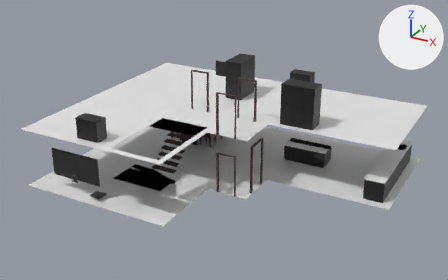
An edit to the FBX model Programa/bin/models/brillosos.fbx, drawn before and after from the same camera.
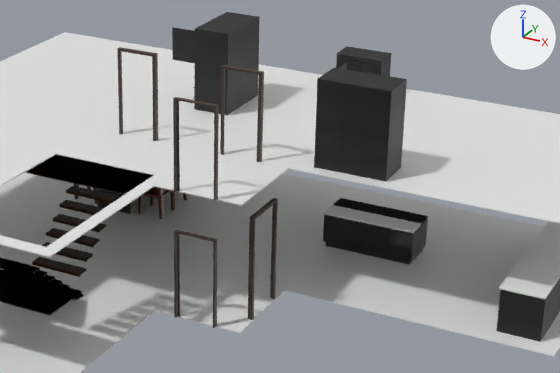
Each version is shown whole from a 50 mm lens placed at (5.74, -25.53, 14.53), pointed at (-8.15, -0.27, 1.9), then close up on the part from 31% to 87% of the width and 17% to 78% of the height. The lights are fixed; the arrows at upper right show +X, +Y and +Z. Where no turn or scale is listed for an object, it has been applied to the vertices. Vertices at the same position are counted once.

Names of what the first close-up shows: 'Counter_Base', 'Counter_Body', 'Counter_Face', 'Counter_Top', 'Cube.002', 'Cube.003', 'Cube.004', 'MarcoPuertaBanioPB', 'MarcoPuertaPrincipal', 'P2_Piso', 'PB_piso', 'Silla.004', 'lavabo', 'lavabo.002', 'wood'.
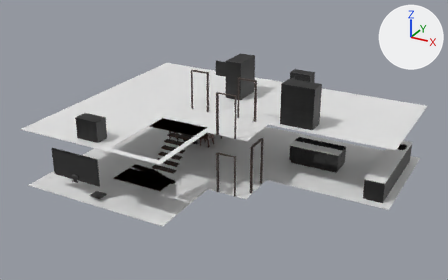
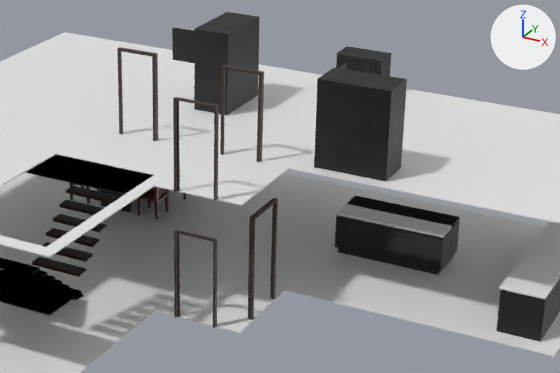
The change, as JSON lines over the scene's bpy script:
```json
{"block": "me_cube_040", "where": "# used by ob_counter_face; location = (0.0, 0.0, 0.0)"}
{"op": "remove", "block": "me_cube_040", "code": "me_cube_040.from_pydata(...)  # 1710 vertices, 1684 faces; spans x -6.1..-3.81, y 2.74..3.76, z 0.14..0.82"}
{"op": "add", "block": "me_cube_040", "code": "me_cube_040.from_pydata(...)  # 1702 vertices, 1648 faces; spans x -5.7..-3.01, y 2.53..3.72, z 0.16..0.96"}
{"block": "me_cube_040", "change": "me_cube_040 part 1: a new loose piece of 144 vertices spanning x -3.02..-3.01, y 2.54..3.12, z 0.16..0.96, in mat_01_woodtexture (picture img_lavabo_jpg)"}
{"block": "me_cube_040", "change": "me_cube_040 part 2: a new loose piece of 144 vertices spanning x -3.02..-3.01, y 3.13..3.72, z 0.16..0.96, in mat_01_woodtexture (picture img_lavabo_jpg)"}
{"block": "me_cube_040", "change": "me_cube_040 part 3: a new loose piece of 140 vertices spanning x -3.68..-3.01, y 2.53..2.54, z 0.16..0.96, in mat_01_woodtexture (picture img_lavabo_jpg)"}
{"block": "me_cube_040", "change": "me_cube_040 part 4: a new loose piece of 140 vertices spanning x -4.35..-3.69, y 2.53..2.54, z 0.16..0.96, in mat_01_woodtexture (picture img_lavabo_jpg)"}
{"block": "me_cube_040", "change": "me_cube_040 part 5: 8 loose pieces with 1274 vertices, spanning x -6.1..-3.81, y 2.74..3.76, z 0.14..0.82, are deleted"}
{"block": "me_cube_309", "where": "me_cube_309.from_pydata(...)  # 8 vertices, 6 faces; spans x -6.05..-3.86, y 2.79..3.71, z 0.01..0.14"}
{"block": "me_cube_309", "where": "# used by ob_counter_base; location = (0.0, 0.0, 0.0)"}
{"block": "me_cube_309", "change": "me_cube_309 part 8: the whole mesh is scaled about its middle by 1.17, then moved by (0.6, -0.12, 0.01)"}
{"block": "me_cube_319", "where": "me_cube_319.from_pydata(...)  # 48 vertices, 46 faces; spans x -6.1..-3.81, y 2.74..3.76, z 0.87..0.92"}
{"block": "me_cube_319", "where": "# used by ob_counter_top; location = (0.0, 0.0, 0.0)"}
{"block": "me_cube_319", "change": "me_cube_319 part 6: the whole mesh is scaled about its middle by 1.17, then moved by (0.6, -0.12, 0.16)"}
{"block": "me_cube_311", "where": "me_cube_311.from_pydata(...)  # 20 vertices, 18 faces; spans x -6.09..-3.82, y 2.74..3.75, z 0.14..0.87"}
{"block": "me_cube_311", "where": "# used by ob_counter_body; location = (0.0, 0.0, 0.0)"}
{"block": "me_cube_311", "change": "me_cube_311 part 9: the whole mesh is scaled about its middle by 1.17, then moved by (0.6, -0.12, 0.09)"}
{"block": "me_cube_009", "where": "me_cube_009.from_pydata(...)  # 579 vertices, 586 faces; spans x -11.085..-10.368, y 2.216..2.933, z 0.0..1.404"}
{"block": "me_cube_009", "where": "# used by ob_silla_004; location = (0.0, 0.0, 0.0)"}
{"block": "me_cube_009", "change": "me_cube_009 part 7: the whole mesh is turned -180 degrees about the z axis through its middle and scaled by 0.843, then moved by (-2.111, 1.341, -0.1)"}
```

What differs and where, as boxes (x1, y1, x2, y2) in the close-ups (560 x 373 px):
```json
{"object": "Counter_Face", "change": "reshaped", "before": [323, 216, 428, 261], "after": [335, 217, 460, 271], "on screen": "19% wider, 20% taller"}
{"object": "Counter_Top", "change": "mesh rescaled", "before": [324, 198, 428, 233], "after": [336, 195, 460, 238], "on screen": "19% wider, 22% taller"}
{"object": "Counter_Base", "change": "mesh rescaled", "before": [326, 242, 423, 265], "after": [338, 248, 453, 275], "on screen": "18% wider, 17% taller"}
{"object": "Silla.004", "change": "mesh turned", "before": [138, 187, 175, 219], "on screen": "not visible afterwards"}
{"object": "Counter_Body", "change": "mesh rescaled", "before": [324, 214, 428, 251], "after": [337, 215, 459, 265]}
{"part": 1, "of": "me_cube_040", "change": "added", "after": [441, 231, 451, 270]}
{"part": 2, "of": "me_cube_040", "change": "added", "after": [449, 221, 460, 260]}
{"part": 3, "of": "me_cube_040", "change": "added", "after": [414, 234, 443, 271], "on screen": "black"}
{"part": 4, "of": "me_cube_040", "change": "added", "after": [387, 228, 415, 265], "on screen": "black"}
{"part": 5, "of": "me_cube_040", "change": "deleted", "before": [323, 216, 428, 261], "on screen": "black"}
```
